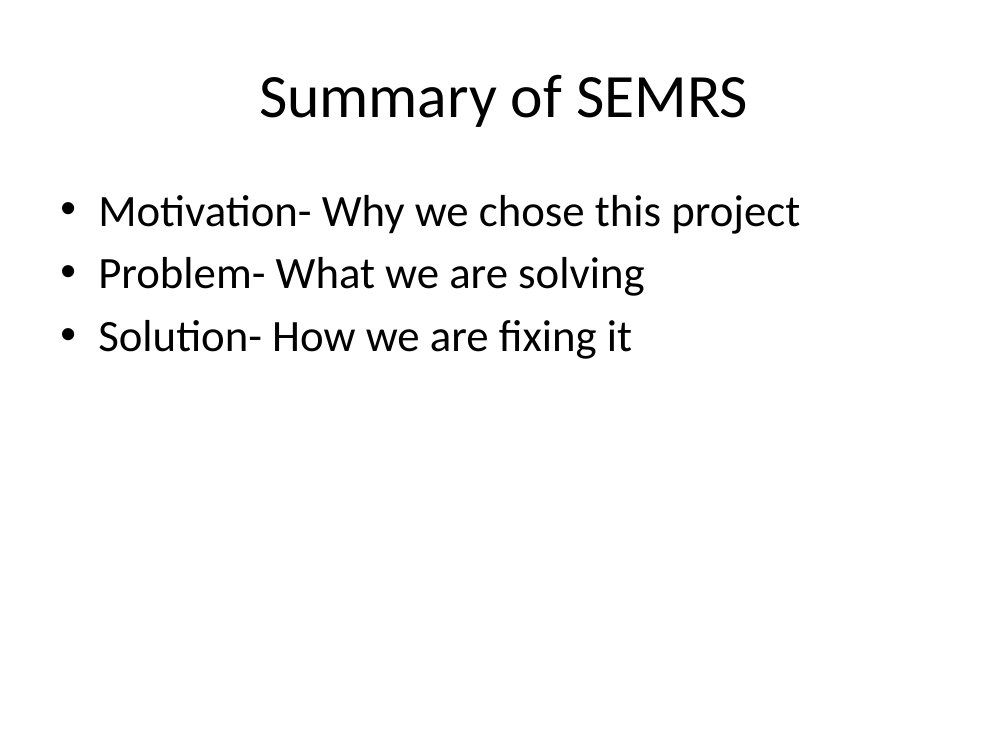
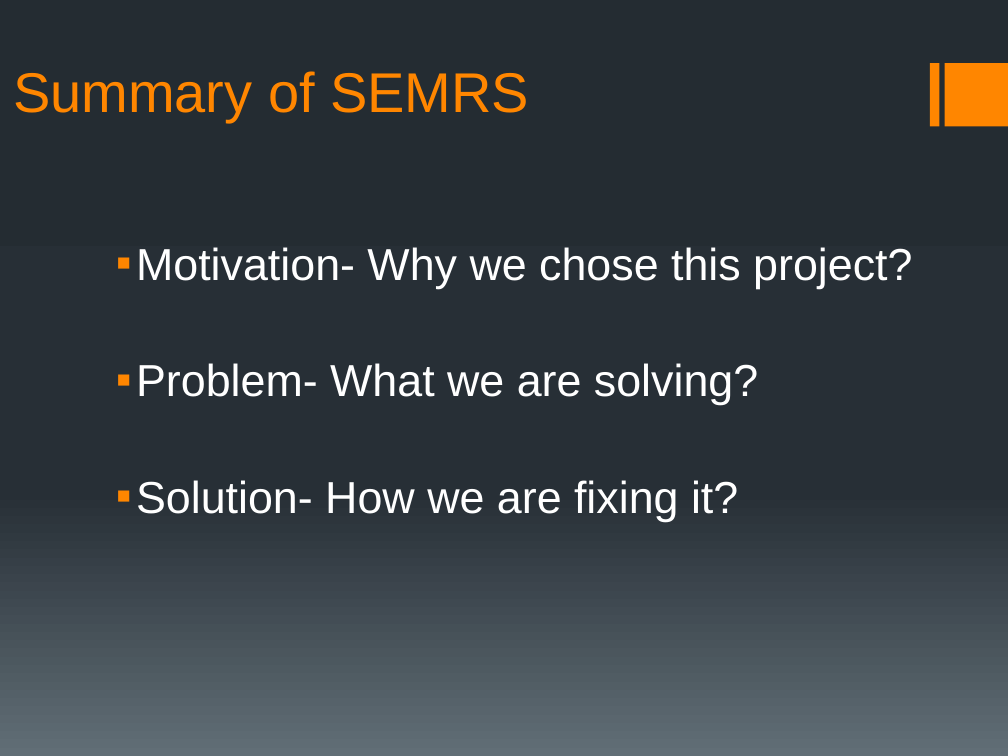
Before and after one commit to rmkane/semrs, a slide deck: slide 2 of MidTerm/Midterm_presentation_SEMRS.pptx. Drawn at 1008x756 pixels with LibreOffice and Linux fonts; fonts in the diff are those of the drawing. Boxes give left, top, right and bottom in pixels: in the first picture for what was removed or moved away, otherwise in the second. Text is boxed around its words. In the diff, an @@ line names an element or a change of style, - is before the commit and + after.

```diff
--- a/MidTerm/Midterm_presentation_SEMRS.pptx
+++ b/MidTerm/Midterm_presentation_SEMRS.pptx
@@ background #FFFFFF to gradient #242C33 to #273037 to #636D76 @@
@@ title "Summary of SEMRS": place and size @@
-title "Summary of SEMRS" at (259, 74, 748, 127)
+title "Summary of SEMRS" at (13, 71, 529, 122)
@@ title "Summary of SEMRS" at (13, 71, 529, 122): size 44 to 40 pt, font Calibri to Arial, text colour #000000 to #FF8600; alignment centre to left; vertical alignment middle to bottom @@
@@ rectangle added at (929, 64, 938, 127), fill #FF8600 @@
@@ rectangle added at (944, 64, 1008, 127), fill #FF8600 @@
@@ text at (136, 247, 912, 522): text changed; font Calibri to Arial; text colour #000000 to #FFFFFF @@
-• Motivation- Why we chose this project
-• Problem- What we are solving
-• Solution- How we are fixing it
+▪ Motivation- Why we chose this project?
+▪ Problem- What we are solving?
+▪ Solution- How we are fixing it?
```
Also in this commit, not shown: 8 other slides changed, 1 other file.
